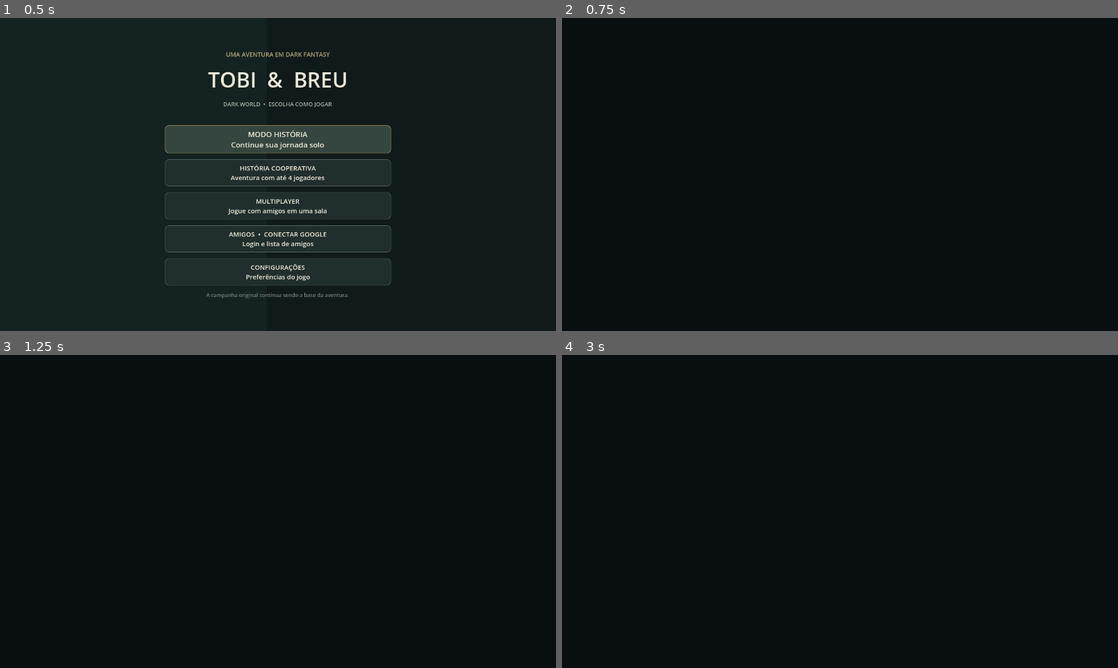
Above: before the commit, frames 1-4 (two rows, left to right).
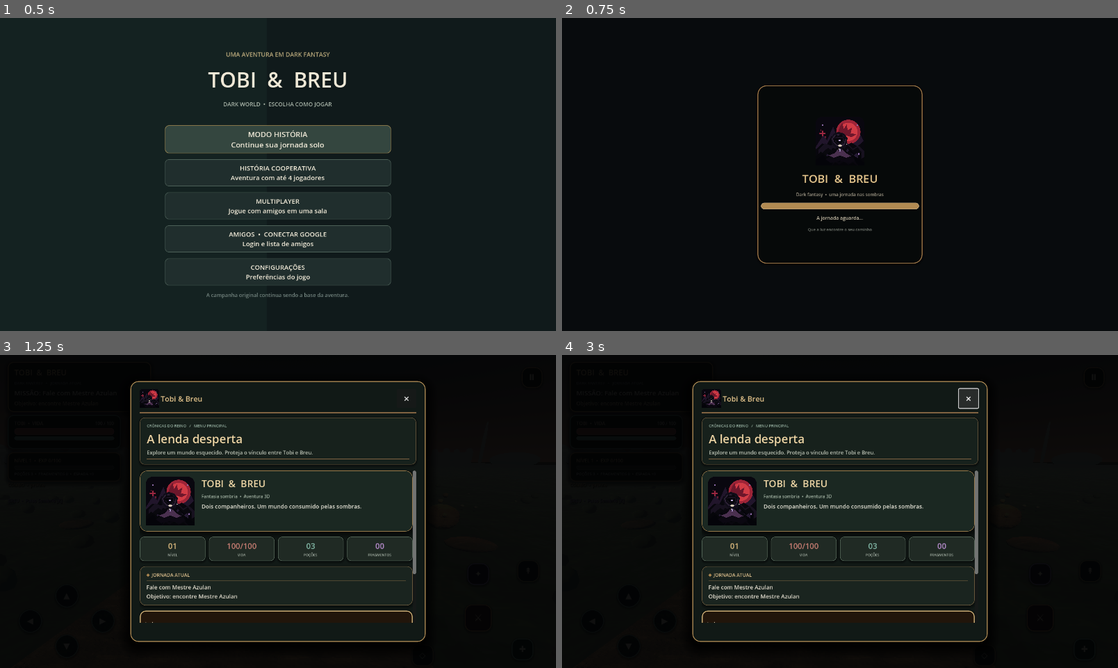
Above: after the commit, the same moments.

Repository: REALMLIFE-design/dark-fantasia-tobi-e-breu-
Game: Godot game, scene res://scenes/menu.tscn
Two runs of this game, one before a commit and one after it. Both use one fixed random seed, a clock stepped at 60 frames per second and the inputs below.
Inputs (mouse positions are in pixels of both pictures, inside the frame that each line leads up to):
- Up to frame 1 (0.5 s): no input
- Up to frame 2 (0.75 s): click "MODO HISTÓRIA Continue sua jo…" at 0.5 s
- Up to frame 3 (1.25 s): no input
- Up to frame 4 (3 s): click (840, 624) at 1.25 s, where only the run after the commit has a clickable "✦ Jogar ›"; click (840, 624) at 2 s, where only the run after the commit has a clickable "✦ Jogar ›"; click (967, 398) at 2.75 s, where only the run after the commit has a clickable "×"

Frame 1 is identical in both runs. In frame 2, 1.8% of the frame differs, in the area x 35-65%, y 21-79%; in frame 3, 16%; in frame 4, 16%, in the area x 23-77%, y 8-92%.
Error before the commit: Parse Error: There is already a variable named "rune" declared in this scope. (res://scripts/world.gd:1067)

Commit message:
Fix duplicate rune variable in world generation

Diff:
--- a/scripts/world.gd
+++ b/scripts/world.gd
@@ -1064,8 +1064,8 @@
 		for pillar_index in range(3):
 			_box(bridge_root, "WardenBridgePillar", Vector3(side * 4.35, 1.75, -1.15 + float(pillar_index) * 1.15), Vector3(0.8, 0.65, 0.65), Color("91806a"))
 	for rune_index in range(5):
-		var rune := _sphere(bridge_root, "WardenBridgeRune_%02d" % rune_index, Vector3(-3.2 + float(rune_index) * 1.6, 0.48, -1.42), 0.16, Color("8db5a0"), 0.12)
-		rune.material_override = _painter_mat(Color("8db5a0"), 7.0, 0.04)
+		var bridge_rune := _sphere(bridge_root, "WardenBridgeRune_%02d" % rune_index, Vector3(-3.2 + float(rune_index) * 1.6, 0.48, -1.42), 0.16, Color("8db5a0"), 0.12)
+		bridge_rune.material_override = _painter_mat(Color("8db5a0"), 7.0, 0.04)
 
 	var bell_root := Node3D.new()
 	bell_root.name = "EchoingBellTower"
